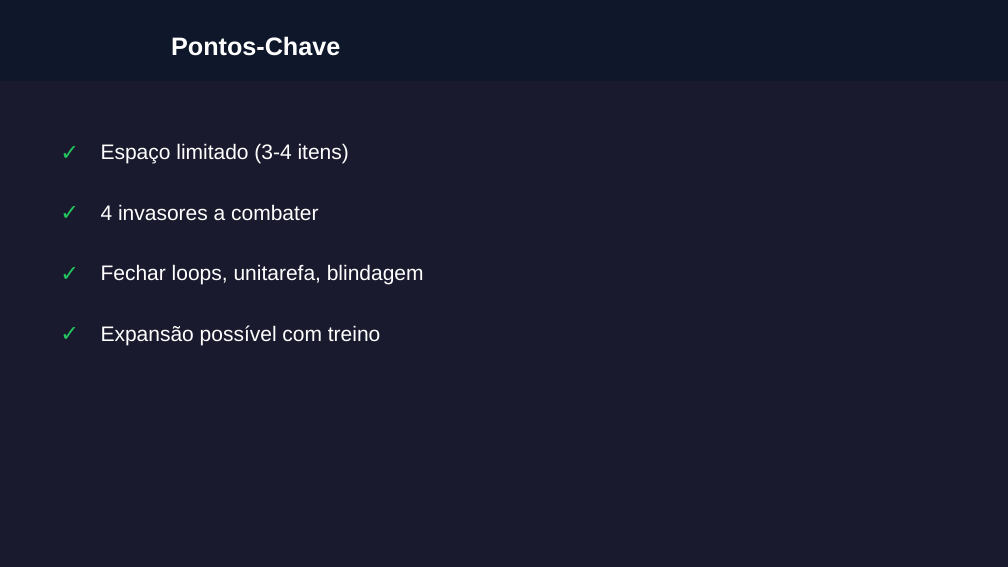
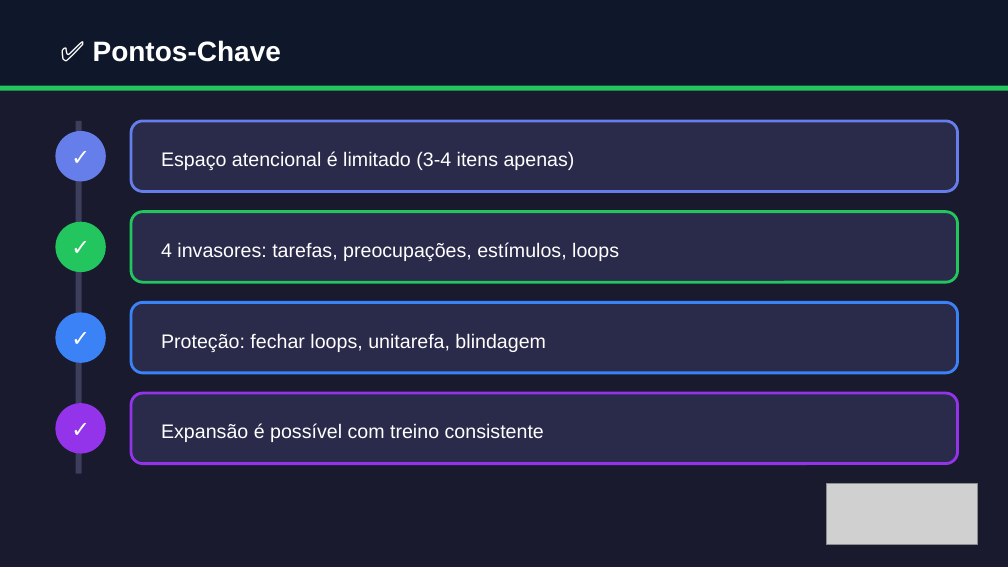
Before and after one commit to almirmeira/educa-com-talento, a slide deck: slide 7 of apresentacoes/foco-produtividade/aula-06-espaco-atencional.pptx. Drawn at 1008x567 pixels with LibreOffice and Linux fonts; fonts in the diff are those of the drawing; grey boxes stand for pictures. Boxes give left, top, right and bottom in pixels: in the first picture for what was removed or moved away, otherwise in the second. Text is boxed around its words. In the diff, an @@ line names an element or a change of style, - is before the commit and + after.

```diff
--- a/apresentacoes/foco-produtividade/aula-06-espaco-atencional.pptx
+++ b/apresentacoes/foco-produtividade/aula-06-espaco-atencional.pptx
@@ rectangle: place and size @@
-rectangle at <box>0,0,1008,81</box>
+rectangle at <box>0,0,1008,91</box>
@@ text at <box>93,40,281,62</box>: text changed; size 18 to 20 pt @@
-Pontos-Chave
+✅ Pontos-Chave
@@ rectangle added at <box>0,86,1008,91</box>, fill #22C55E @@
@@ text removed at <box>50,131,81,171</box> @@
-✓
@@ text "✓": place and size @@
-text "✓" at <box>50,192,81,232</box>
+text "✓" at <box>55,136,106,176</box>
@@ ellipse added at <box>55,131,106,181</box>, fill #667EEA @@
@@ rectangle added at <box>76,121,82,474</box>, fill #3D3D5C @@
@@ rounded rectangle added at <box>131,121,958,192</box>, fill #2A2A4A, outline #667EEA 2 pt @@
@@ text at <box>161,151,575,170</box>: text changed; size 15 to 14 pt @@
-Espaço limitado (3-4 itens)
+Espaço atencional é limitado (3-4 itens apenas)
@@ text "✓": place and size @@
-text "✓" at <box>50,312,81,353</box>
+text "✓" at <box>55,227,106,267</box>
@@ ellipse added at <box>55,222,106,272</box>, fill #22C55E @@
@@ rounded rectangle added at <box>131,212,958,282</box>, fill #2A2A4A, outline #22C55E 2 pt @@
@@ text at <box>161,242,619,261</box>: text changed; size 15 to 14 pt @@
-4 invasores a combater
+4 invasores: tarefas, preocupações, estímulos, loops
@@ text colour #22C55E to #FFFFFF; alignment left to centre in 3 elements at <box>55,136,106,176</box>, <box>55,227,106,267</box>, <box>55,318,106,358</box> @@
@@ text "✓": place and size @@
-text "✓" at <box>50,252,81,292</box>
+text "✓" at <box>55,318,106,358</box>
@@ ellipse added at <box>55,312,106,363</box>, fill #3B82F6 @@
@@ rounded rectangle added at <box>131,302,958,373</box>, fill #2A2A4A, outline #3B82F6 2 pt @@
@@ text at <box>161,333,546,352</box>: text changed; size 15 to 14 pt @@
-Fechar loops, unitarefa, blindagem
+Proteção: fechar loops, unitarefa, blindagem
@@ ellipse added at <box>55,403,106,454</box>, fill #9333EA @@
@@ text added at <box>55,408,106,449</box>, 16 pt, text #FFFFFF, bold @@
+✓
@@ rounded rectangle added at <box>131,393,958,464</box>, fill #2A2A4A, outline #9333EA 2 pt @@
@@ text at <box>161,423,544,442</box>: text changed; size 15 to 14 pt @@
-Expansão possível com treino
+Expansão é possível com treino consistente
@@ picture added at <box>827,484,978,544</box> @@
```
Also in this commit, not shown: 8 other slides changed, 27 other files.
